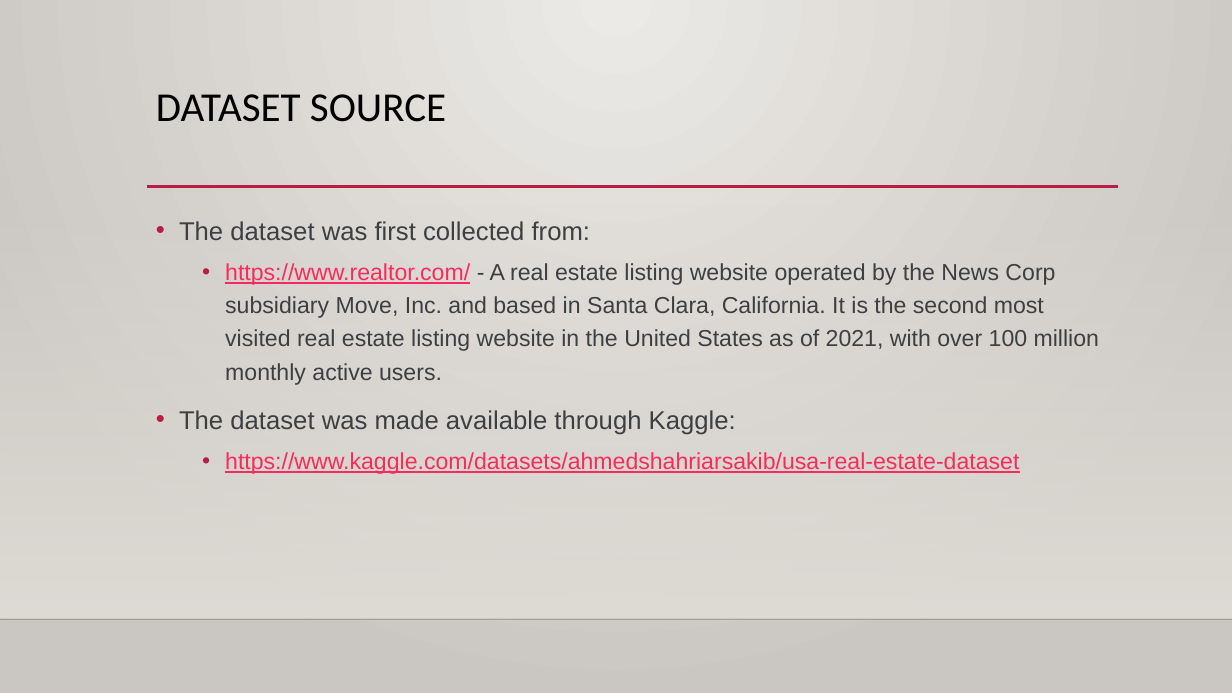
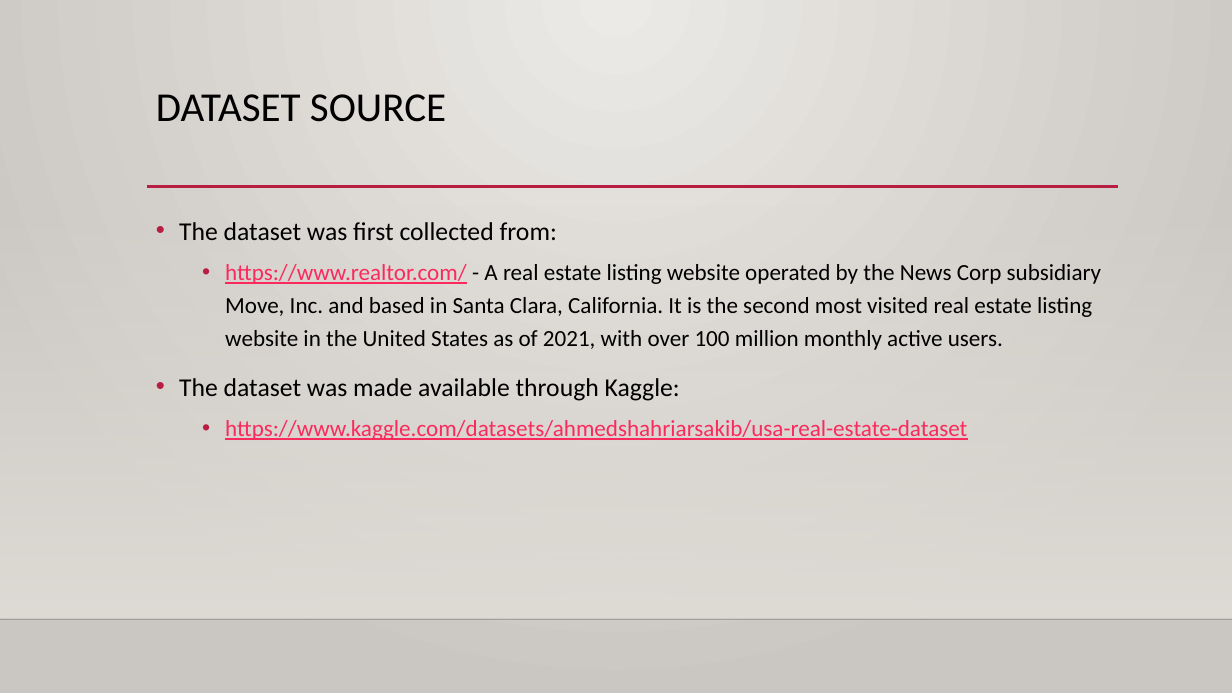
Before and after one commit to rygall/cs613_project, a slide deck: slide 4 of USA Real Estate Price Prediction_ryanedits.pptx (slide 3 before the commit). Drawn at 1232x693 pixels with LibreOffice and Linux fonts; fonts in the diff are those of the drawing; background and template pictures are left out. Boxes give left, top, right and bottom in pixels: in the first picture for what was removed or moved away, otherwise in the second. Text is boxed around its words. In the diff, an @@ line names an element or a change of style, - is before the commit and + after.

```diff
--- a/USA Real Estate Price Prediction_ryanedits.pptx
+++ b/USA Real Estate Price Prediction_ryanedits.pptx
@@ text "The dataset was first collected ..." at (179, 222, 1102, 440): font Arial to Calibri; text colour #3C4043 to #000000 in "The dataset was first collected from:", "- A real estate listing website operated ...", "The dataset was made available through Kaggle:" @@
```
Also in this commit, not shown: 3 other slides changed, 1 slide added.
